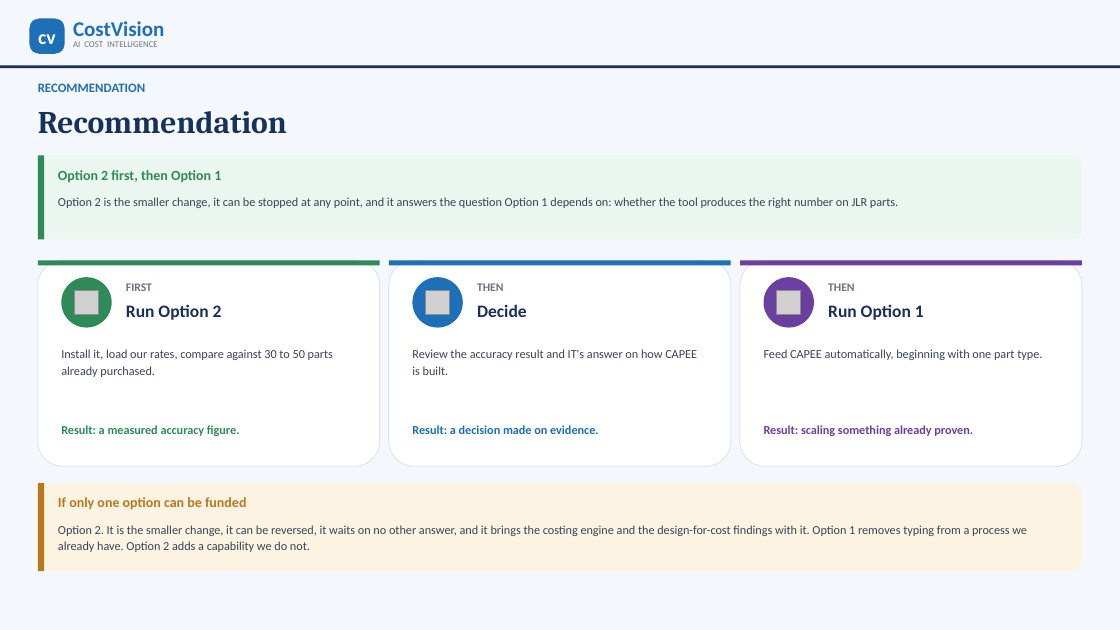
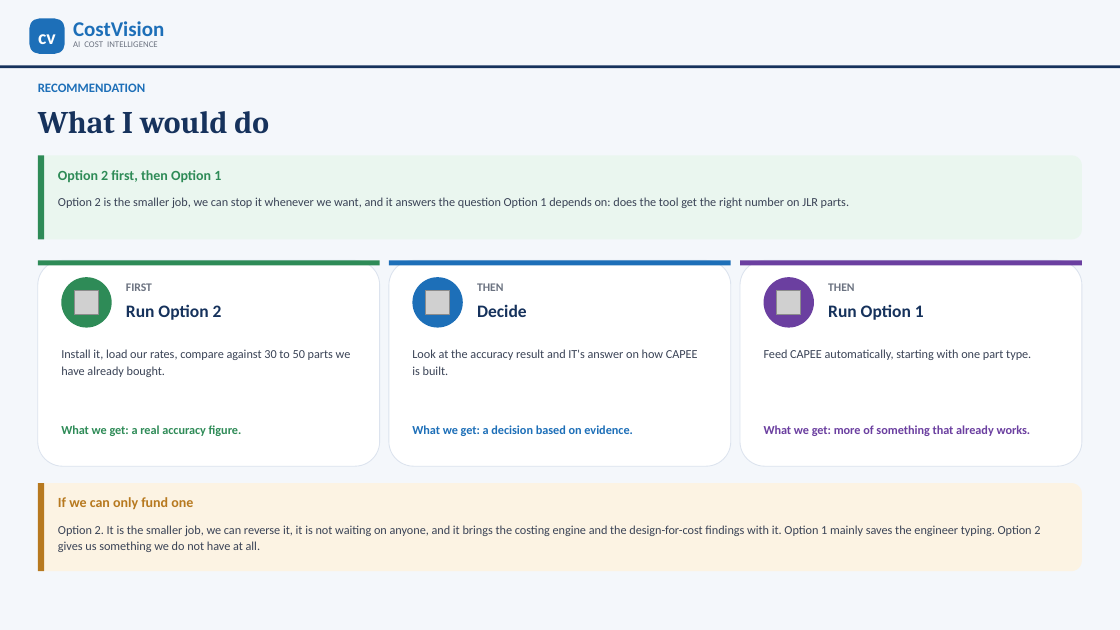
Before and after one commit to bhosaleavinash546/leamington-marathi, a slide deck: slide 15 of CostVision-CAPEE-Implementation-Options.pptx. Drawn at 1120x630 pixels with LibreOffice and Linux fonts; fonts in the diff are those of the drawing; grey boxes stand for pictures. Boxes give left, top, right and bottom in pixels: in the first picture for what was removed or moved away, otherwise in the second. Text is boxed around its words. In the diff, an @@ line names an element or a change of style, - is before the commit and + after.

```diff
--- a/CostVision-CAPEE-Implementation-Options.pptx
+++ b/CostVision-CAPEE-Implementation-Options.pptx
@@ text at [38,111,269,134]: text changed @@
-Recommendation
+What I would do
@@ text at [58,197,849,208]: text changed @@
-Option 2 is the smaller change, it can be stopped at any point, and it answers the question Option 1 depends on: whether the tool produces the right number on JLR parts.
+Option 2 is the smaller job, we can stop it whenever we want, and it answers the question Option 1 depends on: does the tool get the right number on JLR parts.
@@ text at [61,349,351,377]: text changed @@
-Install it, load our rates, compare against 30 to 50 parts already purchased.
+Install it, load our rates, compare against 30 to 50 parts we have already bought.
@@ text at [412,349,698,375]: text changed @@
-Review the accuracy result and IT's answer on how CAPEE is built.
+Look at the accuracy result and IT's answer on how CAPEE is built.
@@ text at [764,349,1031,360]: text changed @@
-Feed CAPEE automatically, beginning with one part type.
+Feed CAPEE automatically, starting with one part type.
@@ text at [61,425,242,436]: text changed @@
-Result: a measured accuracy figure.
+What we get: a real accuracy figure.
@@ text at [412,425,633,436]: text changed @@
-Result: a decision made on evidence.
+What we get: a decision based on evidence.
@@ text at [764,425,1031,436]: text changed @@
-Result: scaling something already proven.
+What we get: more of something that already works.
@@ text at [58,497,193,509]: text changed @@
-If only one option can be funded
+If we can only fund one
@@ text at [58,525,1040,552]: text changed @@
-Option 2. It is the smaller change, it can be reversed, it waits on no other answer, and it brings the costing engine and the design-for-cost findings with it. Option 1 removes typing from a process we already have. Option 2 adds a capability we do not.
+Option 2. It is the smaller job, we can reverse it, it is not waiting on anyone, and it brings the costing engine and the design-for-cost findings with it. Option 1 mainly saves the engineer typing. Option 2 gives us something we do not have at all.
```
Also in this commit, not shown: 18 other slides changed, 1 other file.
